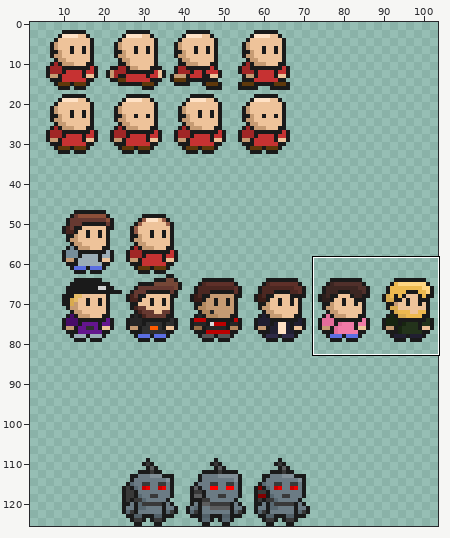
Sprite sheet: sprites/personagens.png. The picture above shows the old version from afar; the outline marks the close-up.
Close-up. Old version:
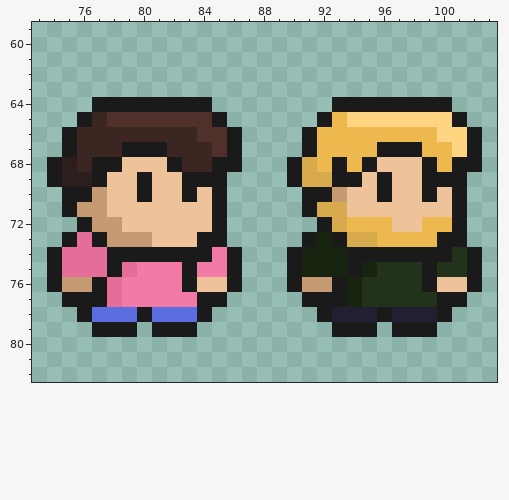
The file is 104x126 pixels. Colours within 5 levels of each other are drawn and written as one. Shown: x 73..103, y 59..82. The wide view leaves out empty margins.
And afterwards:
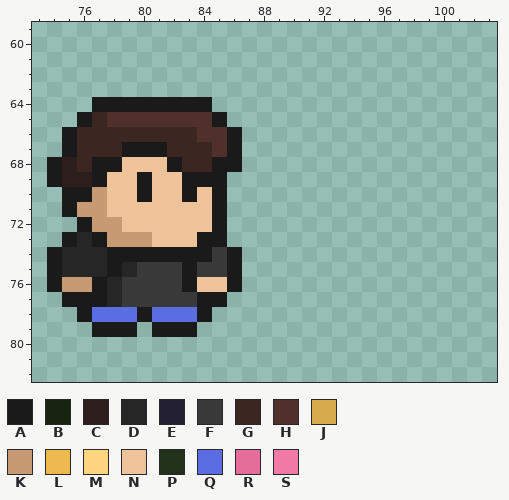
Palette (. is transparent): A #1a1a1a  B #172510  C #2b1e1c  D #262626  E #211f31  F #393939  G #3c2622  H #50302b  J #d8aa4e  K #c69b73  L #edb94f  M #ffd581  N #eec39a  P #23331b  Q #5b6ee1  R #e46d9a  S #f17aa7
Diff:
Colour D replaces colour R in row 73 at x 76; in row 74 at x 75 to 77; in row 75 at x 75 to 77 and 79; in rows 76 to 77 at x 78.
Colour F replaces colour S in row 74 at x 85; in row 75 at x 80 to 82 and 84 to 85; in row 76 at x 79 to 82; in row 77 at x 79 to 83.
The edit erases colour A in row 64 at x 93 to 100; in row 65 at x 92 and 101; in row 66 at x 91 and 102; in row 67 at x 91, 96 to 98 and 102; in row 68 at x 90, 93, 95, 99 and 101 to 102; in row 69 at x 90, 93 to 94, 96 and 99 to 101.
The edit erases colour A in row 70 at x 91 to 92, 96, 99 and 101; in row 71 at x 91 and 101; in row 72 at x 92 and 101; in row 73 at x 91, 93 and 100 to 101; in row 74 at x 90, 94 to 100 and 102; in row 75 at x 90, 94, 99 and 102.
The edit erases colour A in row 76 at x 90, 93, 99 and 102; in row 77 at x 91 to 93 and 100 to 101; in row 78 at x 92, 96 and 100; in row 79 at x 93 to 95 and 97 to 99.
The edit erases colour B in row 73 at x 92; in row 74 at x 91 to 93; in row 75 at x 91 to 93 and 95; in rows 76 to 77 at x 94.
The edit erases colour E in row 78 at x 93 to 95 and 97 to 99.
The edit erases colour J in row 68 at x 91; in row 69 at x 91 to 92; in row 71 at x 92 to 93; in row 72 at x 93; in row 73 at x 94 to 95.
The edit erases colour K in row 70 at x 93; in row 76 at x 91 to 92.
The edit erases colour L in row 65 at x 93; in row 66 at x 92 to 99; in row 67 at x 92 to 95 and 99 to 100; in row 68 at x 92, 94 and 100; in row 72 at x 94 to 96 and 99 to 100; in row 73 at x 96 to 99.
The edit erases colour M in row 65 at x 94 to 100; in row 66 at x 100 to 101; in row 67 at x 101.
The edit erases colour N in row 68 at x 96 to 98; in row 69 at x 95 and 97 to 98; in row 70 at x 94 to 95, 97 to 98 and 100; in row 71 at x 94 to 100; in row 72 at x 97 to 98; in row 76 at x 100 to 101.
The edit erases colour P in row 74 at x 101; in row 75 at x 96 to 98 and 100 to 101; in row 76 at x 95 to 98; in row 77 at x 95 to 99.
